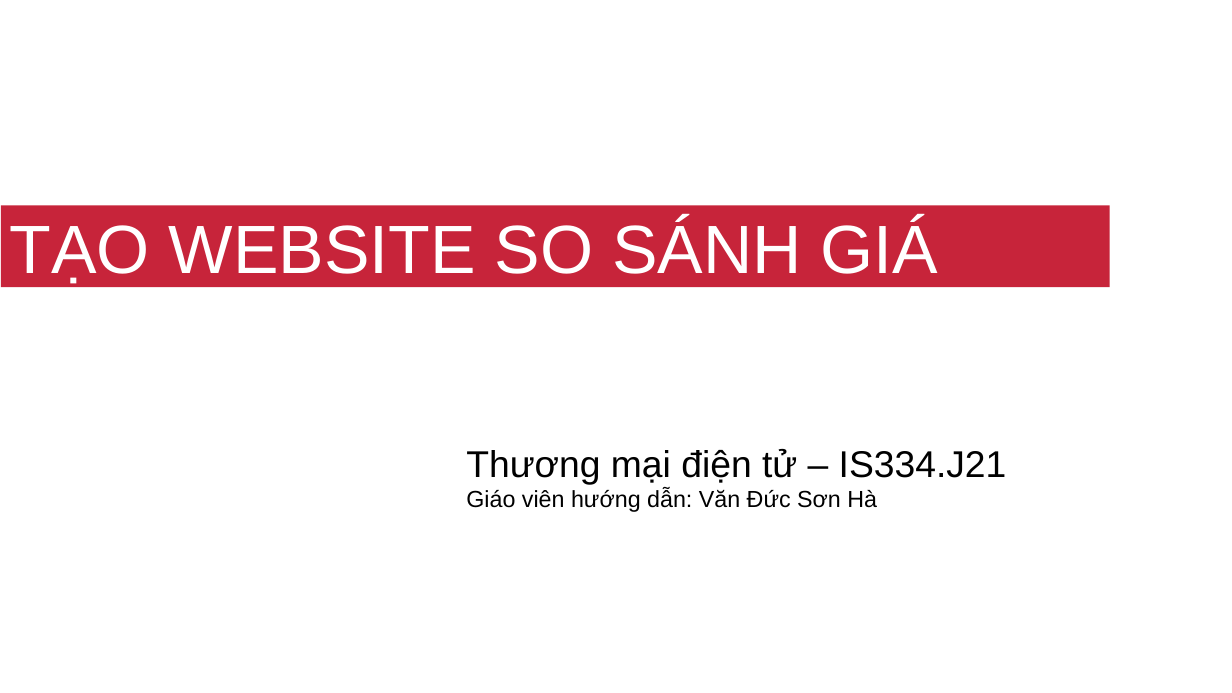
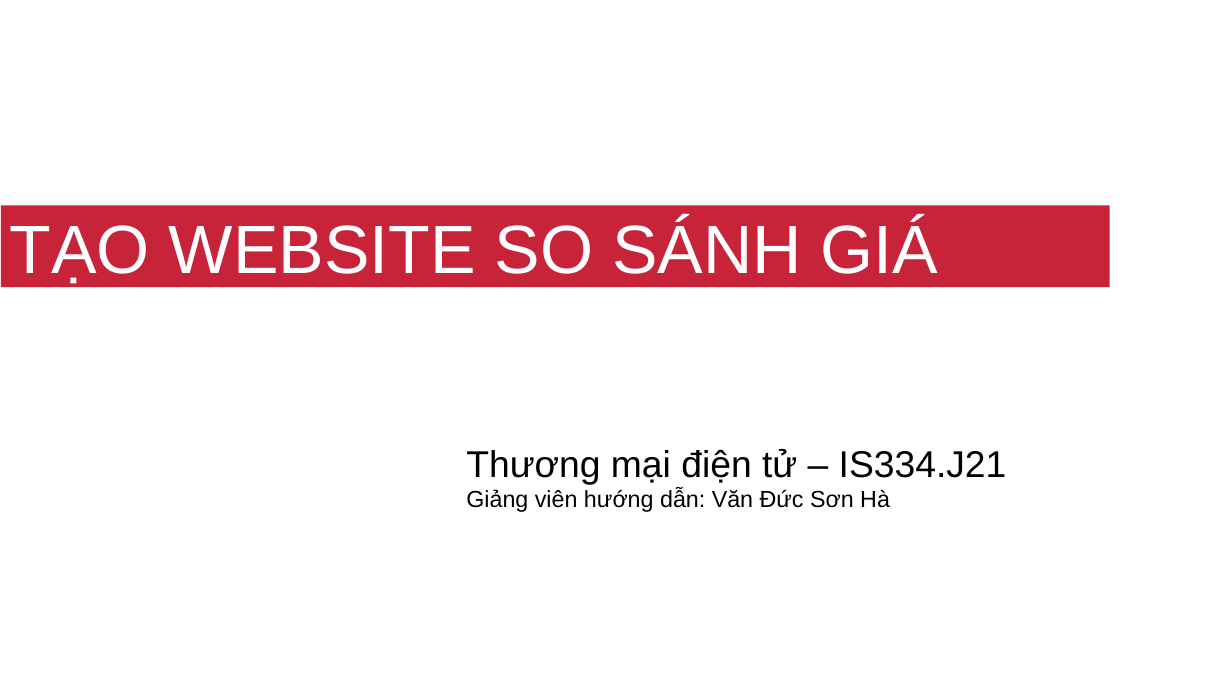
Before and after one commit to MaoBui2907/sosanh.ga, a slide deck: slide 1 of Plan/Report.pptx. Drawn at 1232x693 pixels with LibreOffice and Linux fonts; fonts in the diff are those of the drawing; background and template pictures are left out. Boxes give left, top, right and bottom in pixels: in the first picture for what was removed or moved away, otherwise in the second. Text is boxed around its words. In the diff, an @@ line names an element or a change of style, - is before the commit and + after.

```diff
--- a/Plan/Report.pptx
+++ b/Plan/Report.pptx
@@ text at (x1=466, y1=489, x2=890, y2=512): text changed @@
-Giáo viên hướng dẫn: Văn Đức Sơn Hà
+Giảng viên hướng dẫn: Văn Đức Sơn Hà
```
Also in this commit, not shown: 11 other slides changed.
